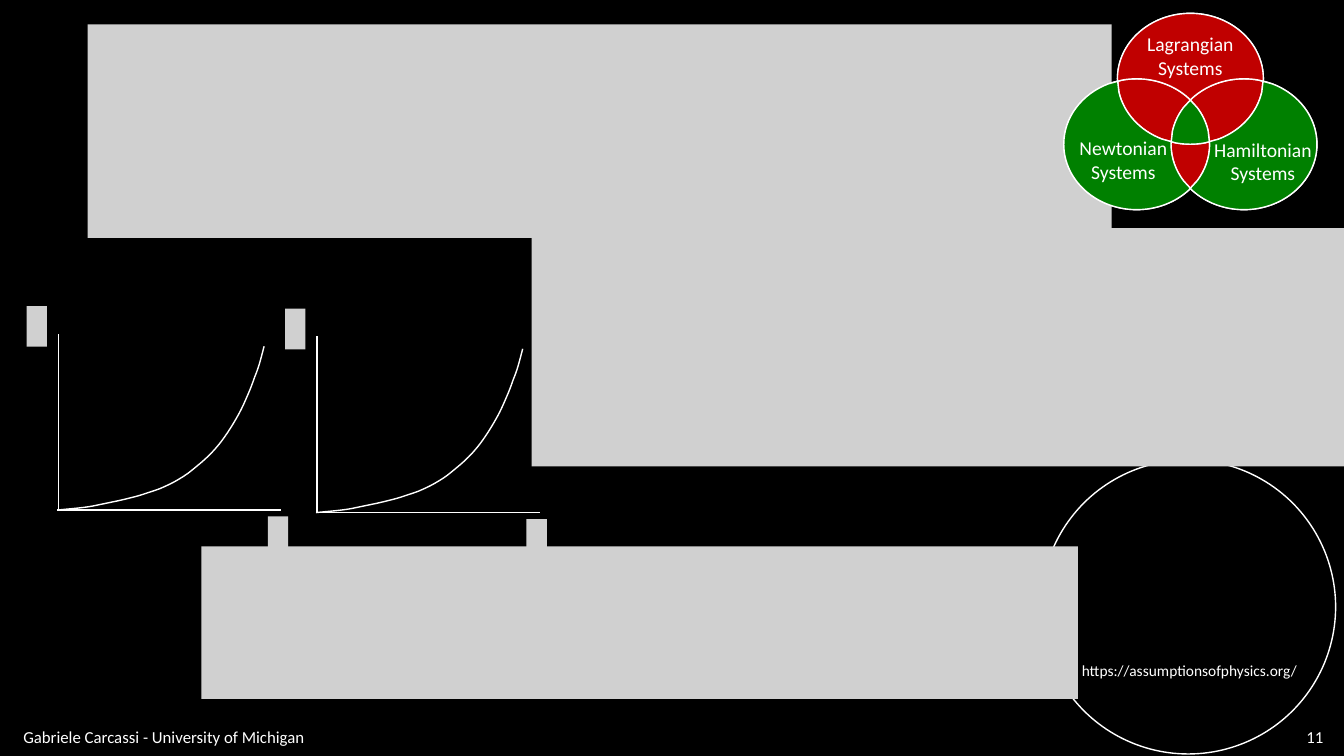
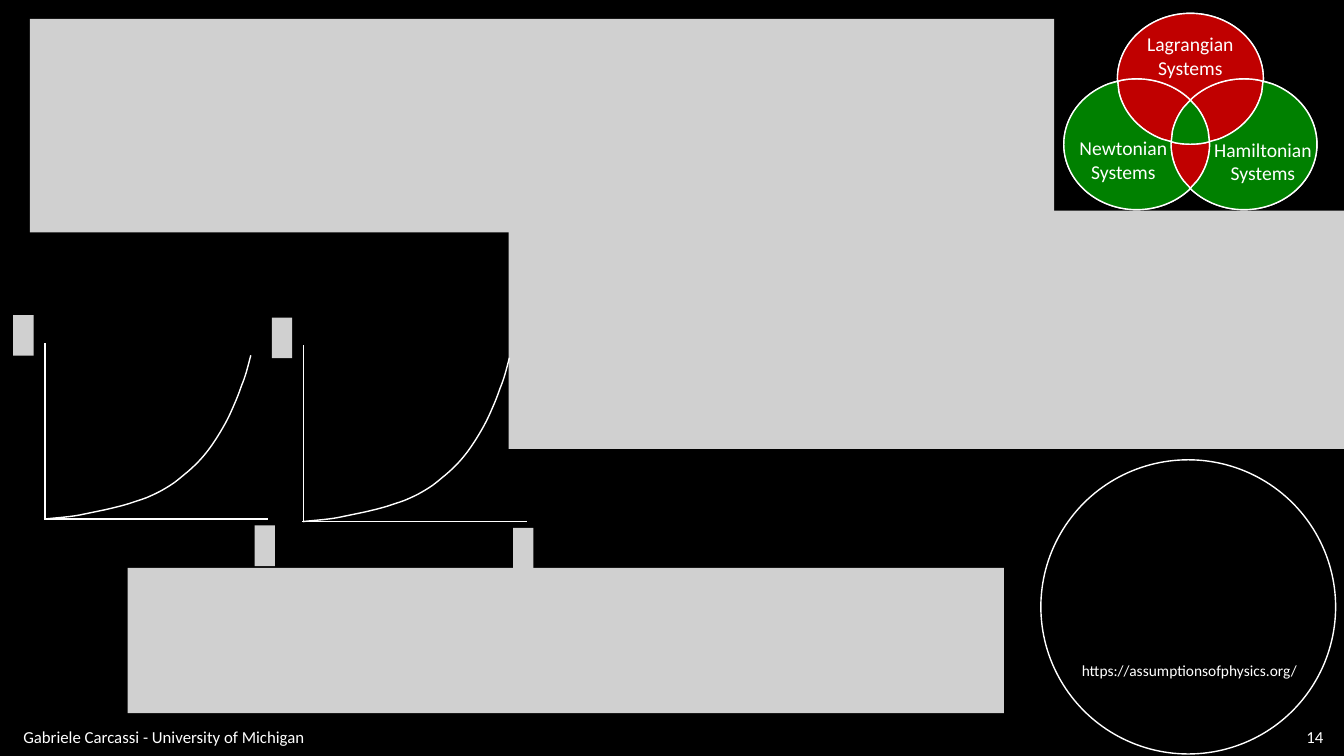
Before and after one commit to assumptionsofphysics/slides, a slide deck: slide 14 of BookCompanions-v2/RP-Class-1.pptx (slide 11 before the commit). Drawn at 1344x756 pixels with LibreOffice and Linux fonts; fonts in the diff are those of the drawing; grey boxes stand for pictures; background and template pictures are left out. Boxes give left, top, right and bottom in pixels: in the first picture for what was removed or moved away, otherwise in the second. Text is boxed around its words. In the diff, an @@ line names an element or a change of style, - is before the commit and + after.

```diff
--- a/BookCompanions-v2/RP-Class-1.pptx
+++ b/BookCompanions-v2/RP-Class-1.pptx
@@ picture: place and size @@
-picture at (88,24,1112,238)
+picture at (30,19,1055,233)
@@ picture: place and size @@
-picture at (532,228,1344,466)
+picture at (509,211,1344,449)
@@ picture added at (13,316,33,356) @@
@@ picture removed at (26,307,46,347) @@
@@ picture added at (272,318,292,358) @@
@@ picture removed at (285,309,306,349) @@
@@ 6 freeform shapes: place and size @@
-6 freeform shapes at (47,334,540,513)
+6 freeform shapes at (33,343,527,522)
@@ picture added at (255,525,275,566) @@
@@ picture removed at (268,516,288,557) @@
@@ picture added at (513,528,533,569) @@
@@ picture removed at (526,519,546,560) @@
@@ picture: place and size @@
-picture at (202,546,1078,699)
+picture at (128,568,1004,713)
@@ page number at (1306,732,1323,743): text changed @@
-11
+14
```
Also in this commit, not shown: 9 other slides changed, 3 slides added, 1 other file.
